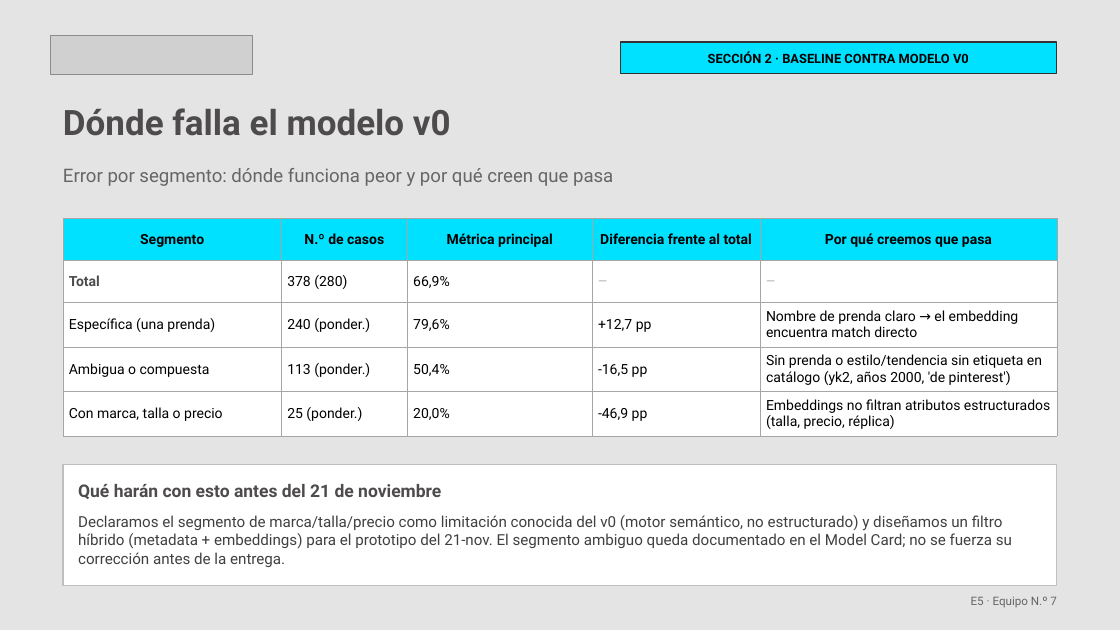
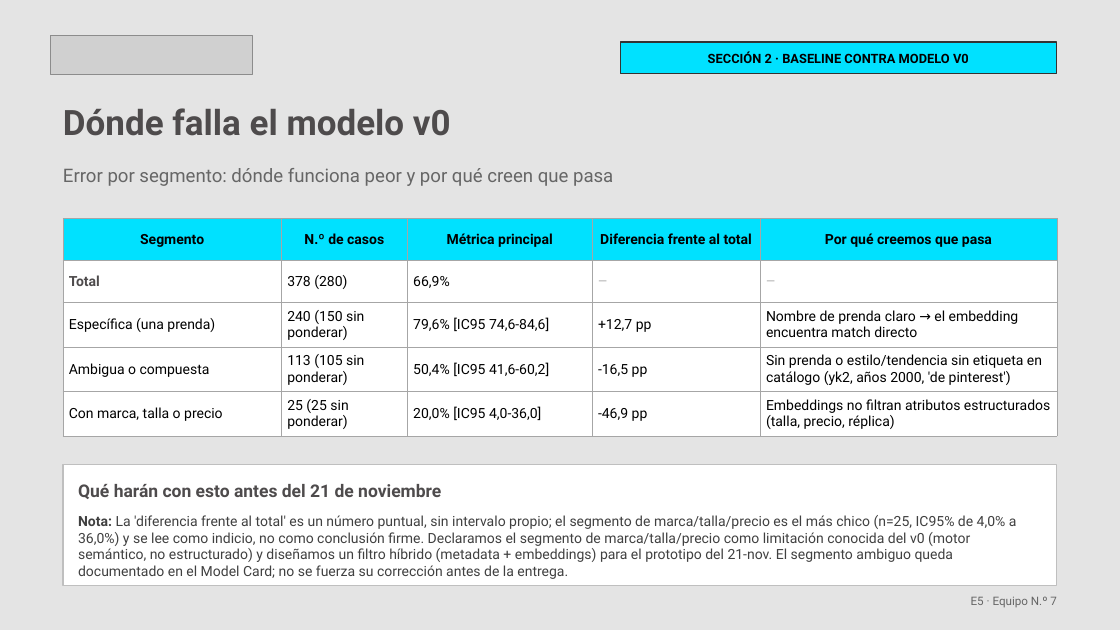
Before and after one commit to chris2009/portal-gamarrino-AI, a slide deck: slide 6 of E5_Equipo7_Portal_Gamarrino.pptx. Drawn at 1120x630 pixels with LibreOffice and Linux fonts; fonts in the diff are those of the drawing; grey boxes stand for pictures. Boxes give left, top, right and bottom in pixels: in the first picture for what was removed or moved away, otherwise in the second. Text is boxed around its words. In the diff, an @@ line names an element or a change of style, - is before the commit and + after.

Commit message:
Corregir E5 segun feedback del asesor: acuerdo vs kappa, meta 70%, segmentos y riesgos
Separa acuerdo bruto de kappa de Cohen (se confirmaron 3 casos donde el
resumen llamaba "acuerdo" a lo que en realidad era kappa, incluyendo uno
reconstruido y validado cruzando ground_truth_361_FINAL.xlsx contra
desacuerdos_jhomar_vs_hugo.xlsx: coincide exacto, 48/48 filas). Aclara
que el modelo v0 supero los baselines pero no alcanzo la meta
pre-registrada de 70% (66,9%). Agrega IC95% y n sin ponderar a la tabla
de segmentos. Corrige el umbral de kappa del riesgo 1 (0.70 -> 0.80,
igual al de la rubrica), pone fecha a los riesgos 2 y 3, y define que el
agente rechaza consultas de replica (antes solo una regla de evaluacion).

```diff
--- a/E5_Equipo7_Portal_Gamarrino.pptx
+++ b/E5_Equipo7_Portal_Gamarrino.pptx
@@ table at bbox=[63, 218, 1057, 442] @@
-row 3, column 2: 240 (ponder.)
+row 3, column 2: 240 (150 sin ponderar)
-row 3, column 3: 79,6%
+row 3, column 3: 79,6% [IC95 74,6-84,6]
-row 4, column 2: 113 (ponder.)
+row 4, column 2: 113 (105 sin ponderar)
-row 4, column 3: 50,4%
+row 4, column 3: 50,4% [IC95 41,6-60,2]
-row 5, column 2: 25 (ponder.)
+row 5, column 2: 25 (25 sin ponderar)
-row 5, column 3: 20,0%
+row 5, column 3: 20,0% [IC95 4,0-36,0]
@@ text at bbox=[78, 515, 1017, 579]: text changed; size 13 to 12 pt @@
-Declaramos el segmento de marca/talla/precio como limitación conocida del v0 (motor semántico, no estructurado) y diseñamos un filtro híbrido (metadata + embeddings) para el prototipo del 21-nov. El segmento ambiguo queda documentado en el Model Card; no se fuerza su corrección antes de la entrega.
+Nota: La 'diferencia frente al total' es un número puntual, sin intervalo propio; el segmento de marca/talla/precio es el más chico (n=25, IC95% de 4,0% a 36,0%) y se lee como indicio, no como conclusión firme. Declaramos el segmento de marca/talla/precio como limitación conocida del v0 (motor semántico, no estructurado) y diseñamos un filtro híbrido (metadata + embeddings) para el prototipo del 21-nov. El segmento ambiguo queda documentado en el Model Card; no se fuerza su corrección antes de la entrega.
```
Also in this commit, not shown: 4 other slides changed, 4 other files.
